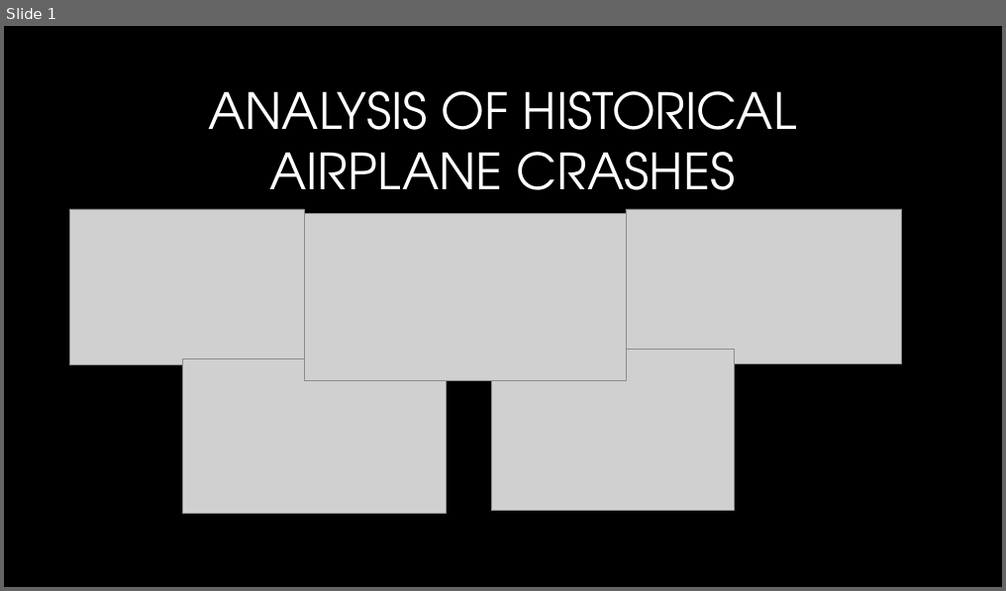
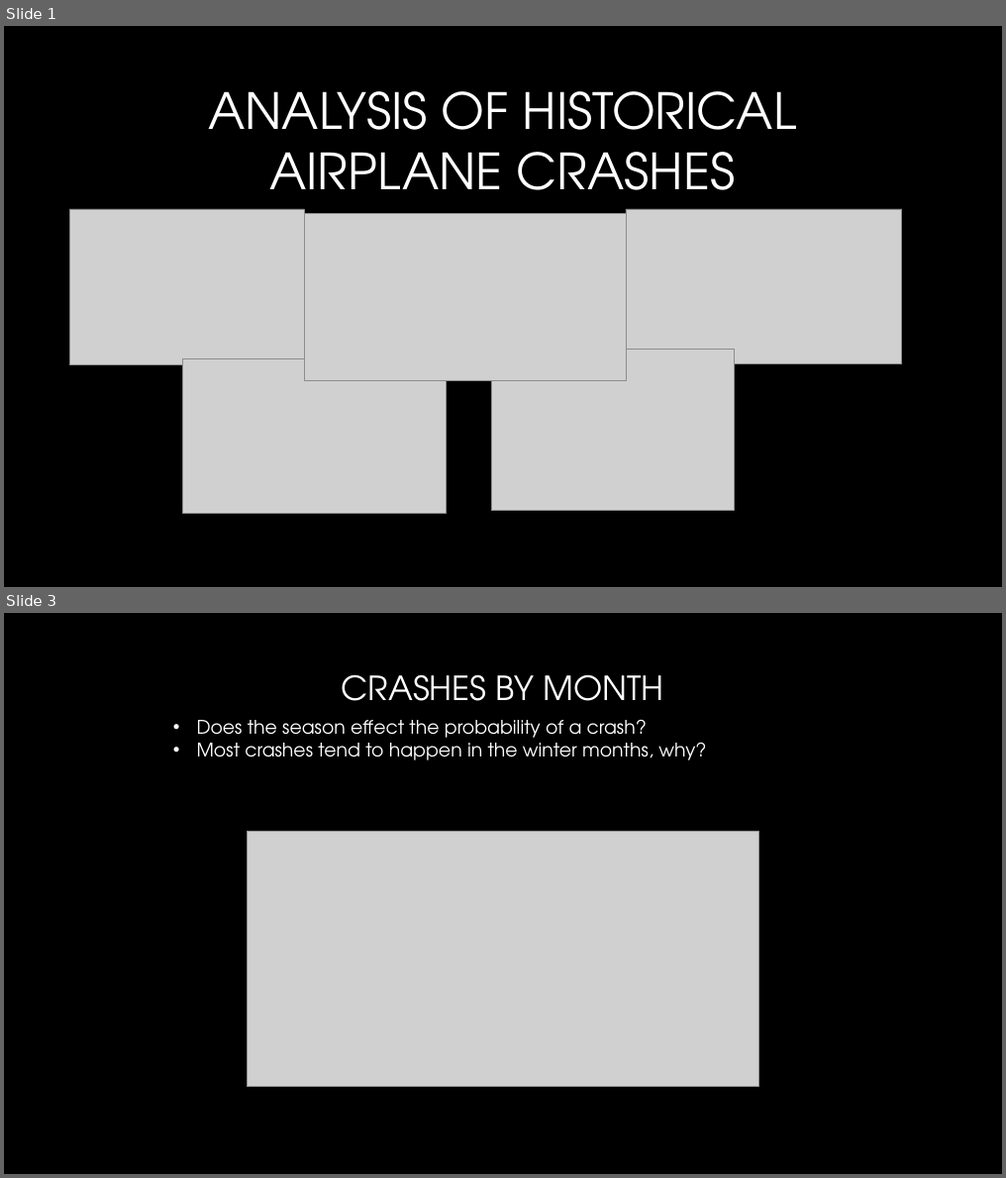
Before and after one commit to LauraJ3053/Project_01, a slide deck: Airplane_Crashes/Project 1 Presentation.pptx. Shown one above the other, each under a label of ours: slide 1 before the commit, slides 1 and 3 after it; the slides between them are not shown. The pictures are 1006x591 and 1006x1178 pixels, drawn with LibreOffice and Linux fonts; fonts in the diff are those of the drawing; grey boxes stand for pictures; background and template pictures are left out. Boxes give left, top, right and bottom in pixels: in the first picture for what was removed or moved away, otherwise in the second. Text is boxed around its words. In the diff, an @@ line names an element or a change of style, - is before the commit and + after.

```diff
--- a/Airplane_Crashes/Project 1 Presentation.pptx
+++ b/Airplane_Crashes/Project 1 Presentation.pptx
@@ slide 3 added at [4, 613, 1002, 1174], background picture (left out) @@
@@ title added at [342, 674, 664, 701], 32 pt, text gradient #FFFFFF to #A6A6A6 @@
+CRASHES BY MONTH
@@ text added at [197, 720, 706, 761], 18 pt, text #FFFFFF @@
+• Does the season effect the probability of a crash?
+• Most crashes tend to happen in the winter months, why?
@@ picture added at [248, 832, 758, 1087] @@
```
Also in this commit, not shown: 1 slide changed, 4 other slides added, 3 slides removed, 4 other files.
